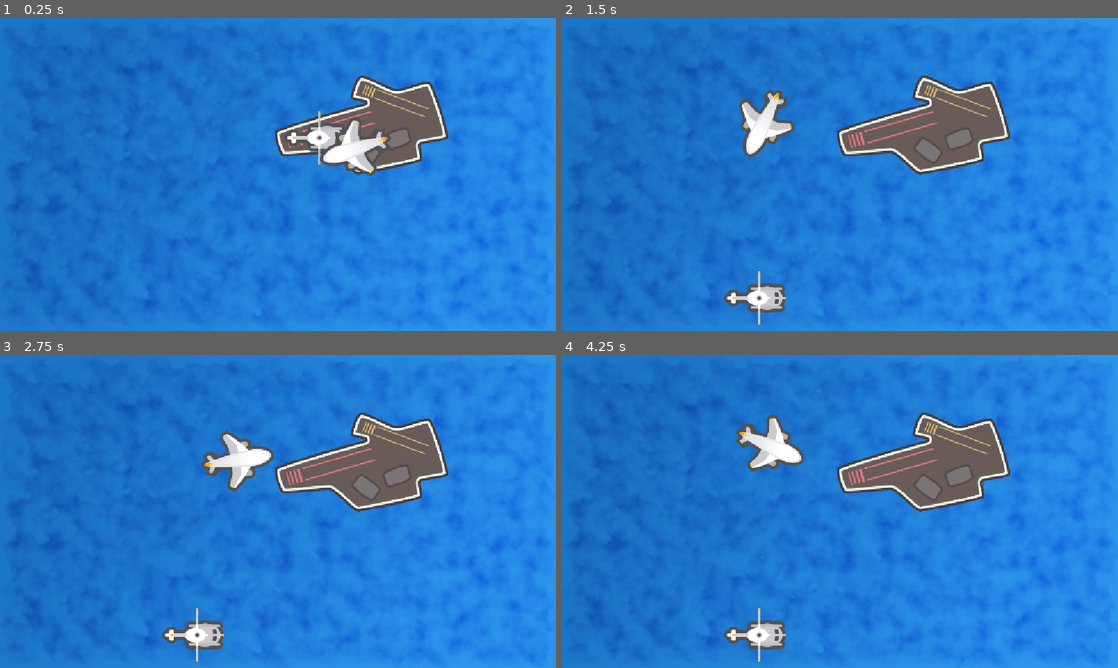
Above: before the commit, frames 1-4 (two rows, left to right).
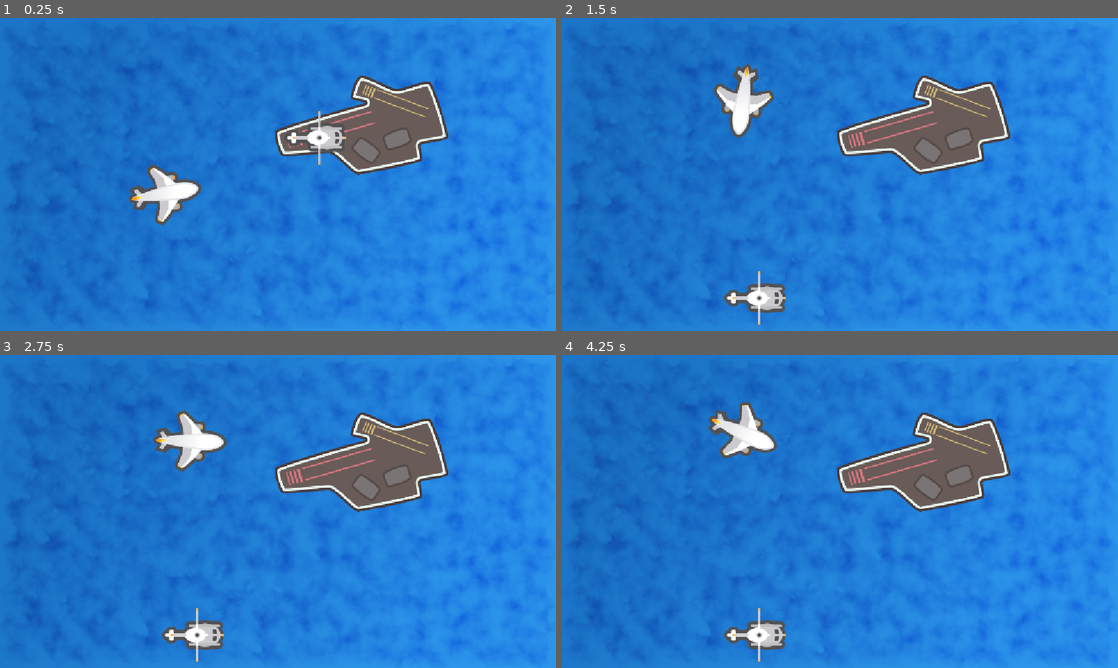
Above: after the commit, the same moments.

Repository: ShayLuan/GameDevTest
Game: Godot game, scene res://Scenes/Ocean/Ocean.tscn
The game is run twice, just before and just after one commit, with the same random seed, the same clock (stepped at 60 frames per second) and the same inputs.
Inputs (mouse positions are in pixels of both pictures, inside the frame that each line leads up to):
- Up to frame 1 (0.25 s): no input
- Up to frame 2 (1.5 s): tap Enter (ui_accept) at 0.5, 0.77 s; move the mouse to (962, 158) at 0.52 s; hold Right (ui_right) 0.53-1.28 s; move the mouse to (728, 190) at 1.27 s; hold Left (ui_left) from 1.28 s (still down)
- Up to frame 3 (2.75 s): tap Enter (ui_accept) at 1.52 s; move the mouse to (333, 442) at 2.02 s; release Left (ui_left) at 2.03 s; hold Right (ui_right) from 2.03 s (still down)
- Up to frame 4 (4.25 s): move the mouse to (812, 574) at 2.77 s; tap Enter (ui_accept) at 3.02, 3.77 s; move the mouse to (1006, 558) at 3.52 s; release Right (ui_right) at 3.53 s; hold Left (ui_left) from 3.53 s (still down)

The runs differ from the first frame. In frame 1, 2.3% of the frame differs, in the area x 23-71%, y 31-67%; in frame 2, 2.2%; in frame 3, 2.5%, in the area x 27-50%, y 17-44%; in frame 4, 2.0%.

Commit message:
enums and matches like Rust

Diff:
--- a/Foundations/foundations/Scenes/Ocean/Ocean.gd
+++ b/Foundations/foundations/Scenes/Ocean/Ocean.gd
@@ -13,9 +13,11 @@
 func _process(delta: float) -> void:
 	# var dir: Vector2 = plane.position.direction_to(helicopter.position)
 	plane.look_at(get_global_mouse_position())
-	plane.move_local_x(200.0 * delta)
+	#plane.move_local_x(200.0 * delta)
 	#helicopter.translate(Vector2.DOWN * 20.0 * delta) # moving using translate
 	#helicopter.rotate(2 * delta)
+
+	plane.position += plane.transform.x * 60.0 * delta
 
 	if Input.is_action_pressed("ui_left"):
 		plane.rotate(-1.5 * delta)
--- a/Foundations/foundations/Scenes/Ocean/Ocean.tscn
+++ b/Foundations/foundations/Scenes/Ocean/Ocean.tscn
@@ -18,14 +18,16 @@
 position = Vector2(749, 222)
 texture = ExtResource("5_t11xa")
 
+[node name="Plane" type="Sprite2D" parent="." unique_id=202675577]
+unique_name_in_owner = true
+position = Vector2(327, 366)
+rotation = 0.5235988
+texture = ExtResource("3_t11xa")
+
 [node name="Helicopter" type="Sprite2D" parent="." unique_id=781930366]
+z_index = 10
 position = Vector2(653, 248)
 texture = ExtResource("4_4wd1y")
 
 [node name="EatingSound" type="AudioStreamPlayer" parent="." unique_id=979627562]
 stream = ExtResource("5_fyc3p")
-
-[node name="Plane" type="Sprite2D" parent="." unique_id=202675577]
-unique_name_in_owner = true
-position = Vector2(784, 255)
-texture = ExtResource("3_t11xa")
--- /dev/null
+++ b/Foundations/foundations/Scripting/EnumsMatch.gd
@@ -0,0 +1,30 @@
+@tool
+extends EditorScript
+
+enum Race { HOBBIT, ELF, DWARF, HUMAN, ORC, WIZARD }
+enum State { IDLE, RUN, JUMP, DEAD }
+
+func identify_race(the_race: Race) -> void:
+
+	match the_race:
+		Race.HOBBIT:
+			print("Race.HOBBIT")
+		Race.DWARF, Race.WIZARD:
+			print("Race.DWARF or Race.WIZARD")
+		_:
+			print("Race is not what we need")
+
+
+# Called when the script is executed (using File -> Run in Script Editor).
+func _run() -> void:
+	var aragorn_race: Race = Race.HUMAN
+	var legolas_race: Race = Race.ELF
+	var gimli_race: Race = Race.DWARF
+
+	identify_race(gimli_race)
+	identify_race(legolas_race)
+
+	print(aragorn_race)
+	print(legolas_race)
+	print(gimli_race)
+	print(Race.keys()[gimli_race])
Not shown, added: Foundations/foundations/Scripting/EnumsMatch.gd.uid
